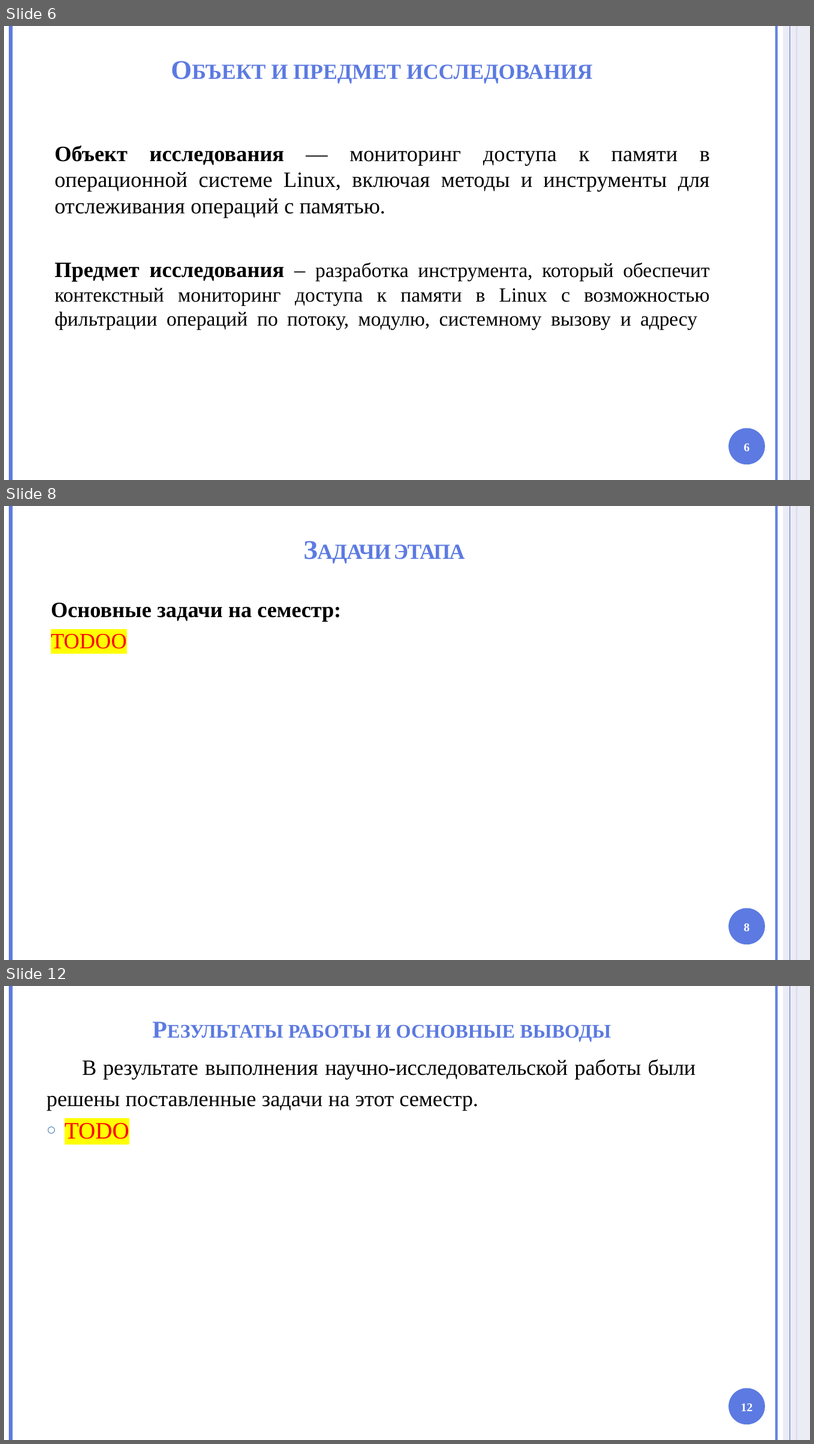
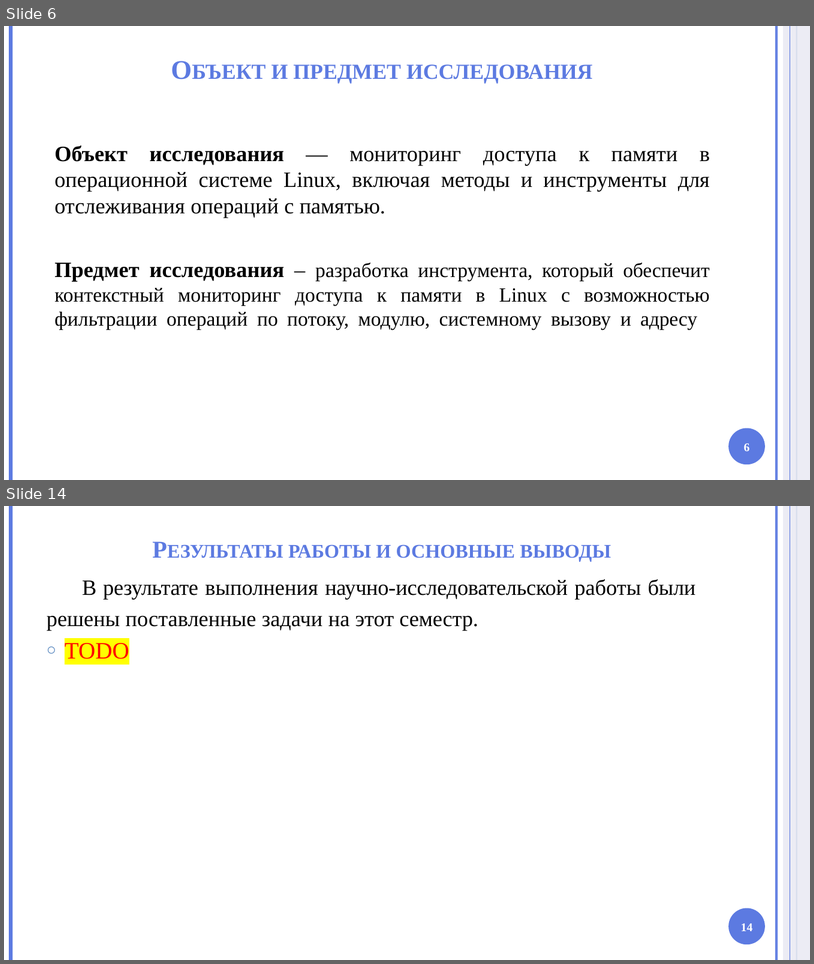
Before and after one commit to HotHeadd/nir_mephi, a slide deck: part2/Презентация.pptx. Shown one above the other, each under a label of ours: slides 6, 8 and 12 before the commit, slides 6 and 14 after it; the slides between them are not shown. The pictures are 814x1444 and 814x964 pixels, drawn with LibreOffice and Linux fonts; fonts in the diff are those of the drawing; background and template pictures are left out. Boxes give left, top, right and bottom in pixels: in the first picture for what was removed or moved away, otherwise in the second. Text is boxed around its words. In the diff, an @@ line names an element or a change of style, - is before the commit and + after.

```diff
--- a/part2/Презентация.pptx
+++ b/part2/Презентация.pptx
@@ slide 8 removed at (x1=4, y1=506, x2=810, y2=960), background #FFFFFF; not listed: 6 template elements that a slide beside it also shows @@
@@ title removed at (x1=394, y1=544, x2=465, y2=559) @@
-Задачи этапа
@@ text removed at (x1=51, y1=603, x2=341, y2=649) @@
-Основные задачи на семестр:
-TODOО
@@ page number removed at (x1=744, y1=923, x2=750, y2=931) @@
-8
@@ what was slide 12 is now slide 14 @@
@@ page number at (x1=741, y1=923, x2=753, y2=931): text changed @@
-12
+14
```
Also in this commit, not shown: 2 slides changed, 6 slides added, 3 other slides removed, 32 other files.
